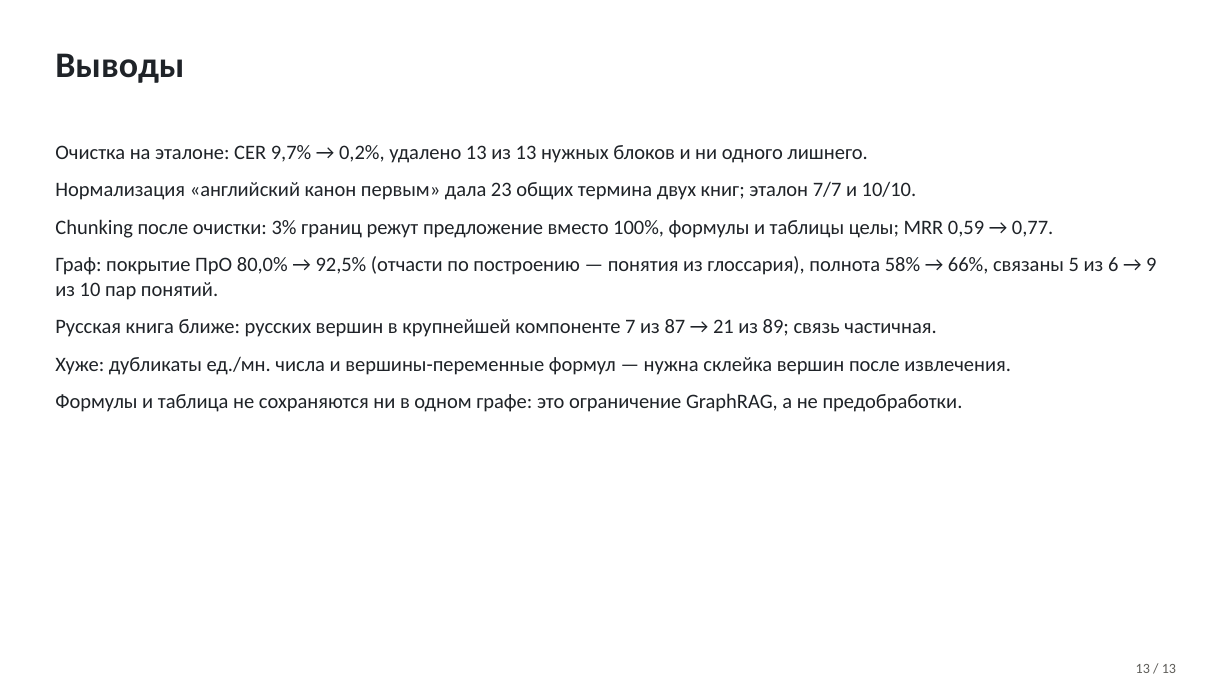
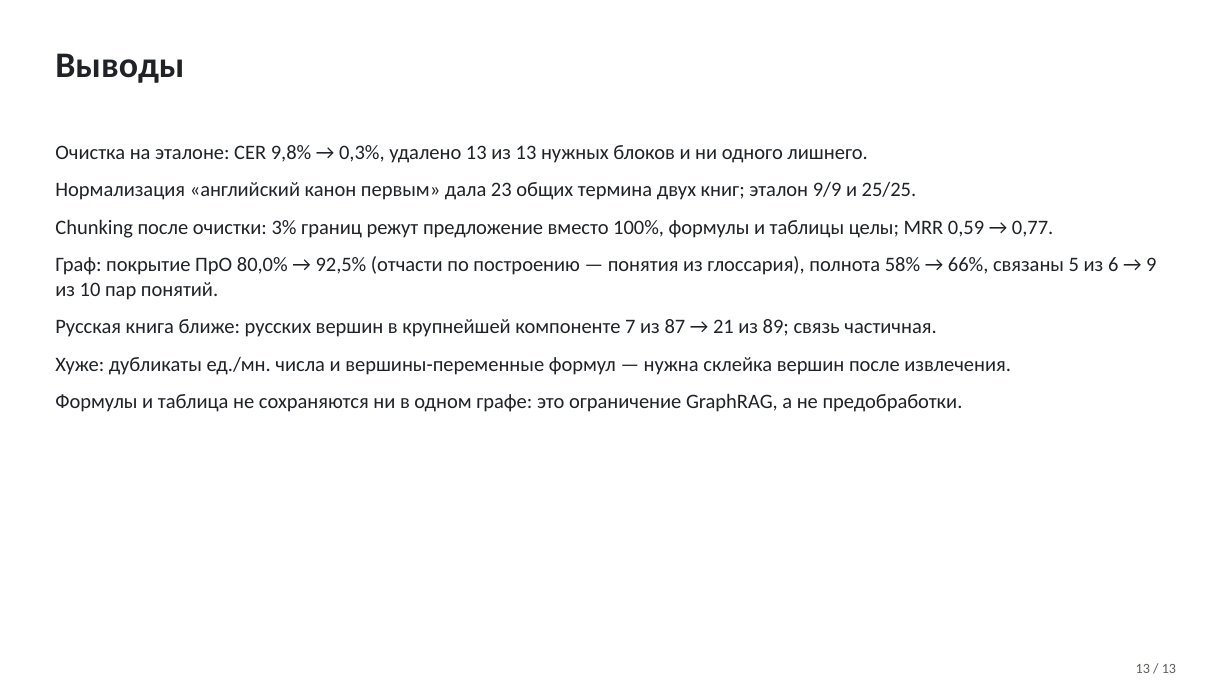
Before and after one commit to TeaDove/mam-26-1, a slide deck: slide 13 of 1-graph/lab-2/results/presentation.pptx. Drawn at 1232x693 pixels with LibreOffice and Linux fonts; fonts in the diff are those of the drawing; background and template pictures are left out. Boxes give left, top, right and bottom in pixels: in the first picture for what was removed or moved away, otherwise in the second. Text is boxed around its words. In the diff, an @@ line names an element or a change of style, - is before the commit and + after.

```diff
--- a/1-graph/lab-2/results/presentation.pptx
+++ b/1-graph/lab-2/results/presentation.pptx
@@ text at box(55, 145, 917, 200): text changed @@
-Очистка на эталоне: CER 9,7% → 0,2%, удалено 13 из 13 нужных блоков и ни одного лишнего.
-Нормализация «английский канон первым» дала 23 общих термина двух книг; эталон 7/7 и 10/10.
+Очистка на эталоне: CER 9,8% → 0,3%, удалено 13 из 13 нужных блоков и ни одного лишнего.
+Нормализация «английский канон первым» дала 23 общих термина двух книг; эталон 9/9 и 25/25.
```
Also in this commit, not shown: 3 other slides changed, 16 other files.
